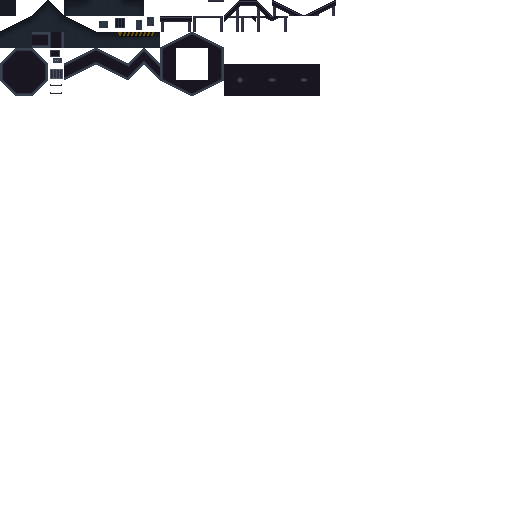
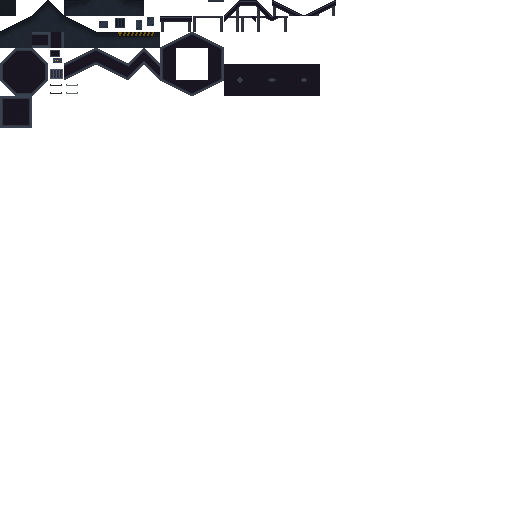
Layer changes from the first 512 × 512 image to the second:
added layer "Wall right copy" in group "Wall" over [16, 112, 32, 128]
added layer "Wall down copy" in group "Wall" over [0, 112, 16, 128]
added layer "Wall left copy" in group "Wall" over [0, 96, 16, 112]
added layer "Wall up copy" in group "Wall" over [16, 96, 32, 112]
added layer "Deco7 copy" in group "Wall" over [66, 84, 78, 94]
